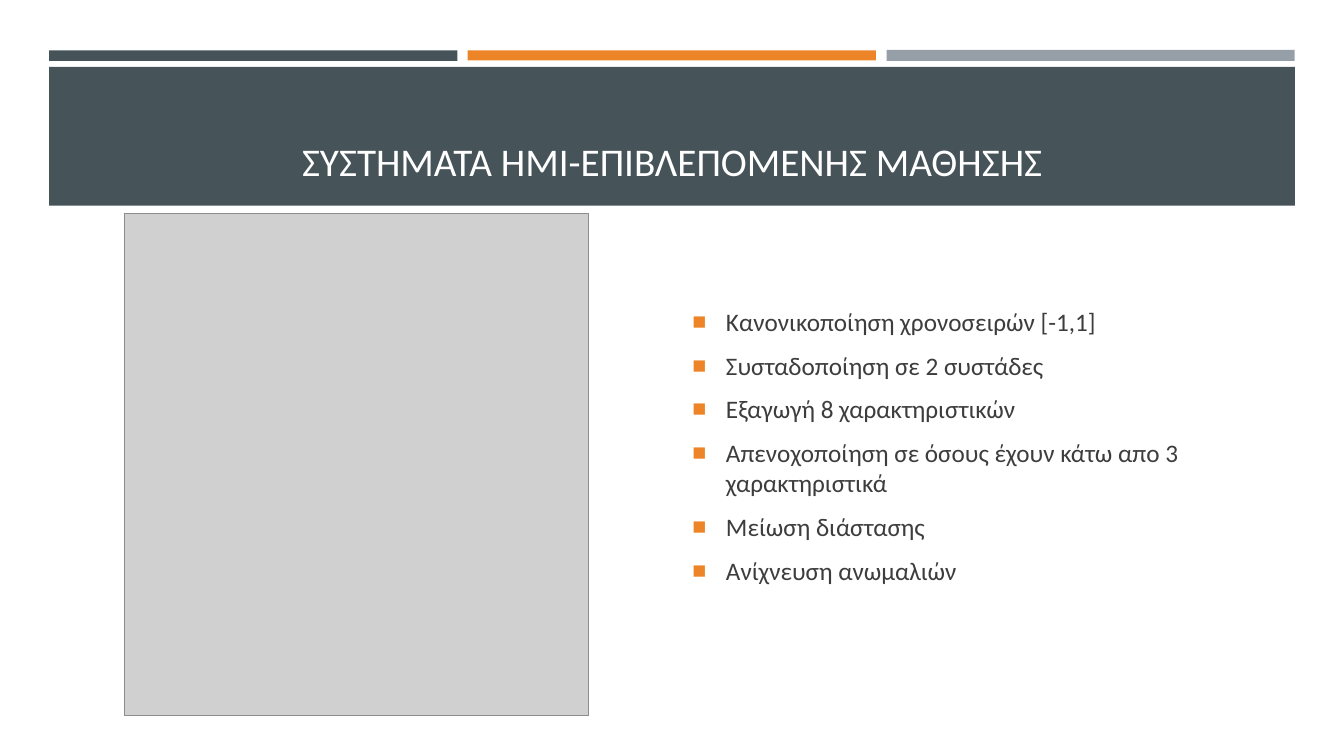
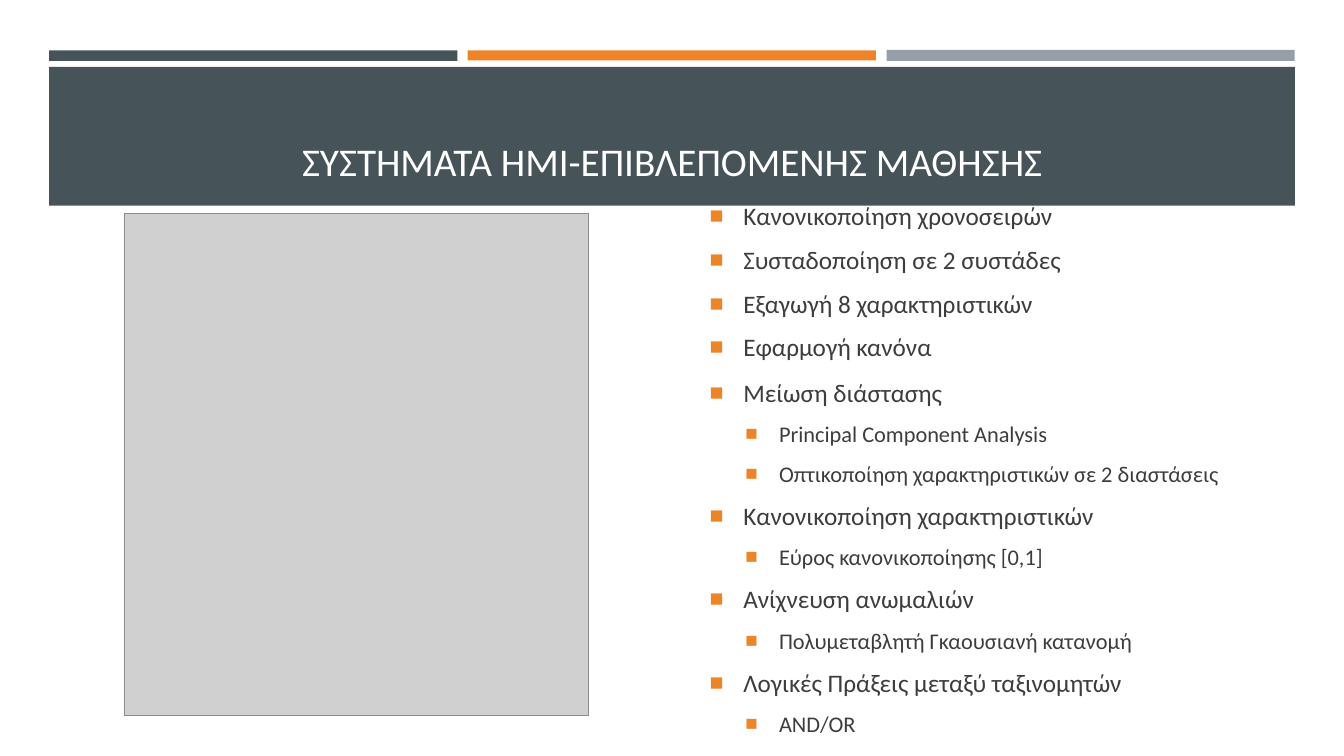
Before and after one commit to thanmitsel/Theft-detection, a slide deck: slide 12 of LateX/Presentation/Ανιχνευση μη τεχνικων απωλειων με συστηματα μηχανικης μαθησης.pptx (slide 10 before the commit). Drawn at 1344x756 pixels with LibreOffice and Linux fonts; fonts in the diff are those of the drawing; grey boxes stand for pictures. Boxes give left, top, right and bottom in pixels: in the first picture for what was removed or moved away, otherwise in the second. Text is boxed around its words. In the diff, an @@ line names an element or a change of style, - is before the commit and + after.

```diff
--- a/LateX/Presentation/Ανιχνευση μη τεχνικων απωλειων με συστηματα μηχανικης μαθησης.pptx
+++ b/LateX/Presentation/Ανιχνευση μη τεχνικων απωλειων με συστηματα μηχανικης μαθησης.pptx
@@ text "Κανονικοποίηση χρονοσειρών": place and size @@
-text "Κανονικοποίηση χρονοσειρών" at <box>726,313,1178,584</box>
+text "Κανονικοποίηση χρονοσειρών" at <box>743,205,1060,360</box>
@@ text at <box>743,205,1053,229</box>: text changed @@
-■ Κανονικοποίηση χρονοσειρών [-1,1]
+■ Κανονικοποίηση χρονοσειρών
@@ text at <box>743,338,931,360</box>: text changed @@
-■ Απενοχοποίηση σε όσους έχουν κάτω απο 3 χαρακτηριστικά
-■ Μείωση διάστασης
-■ Ανίχνευση ανωμαλιών
+■ Εφαρμογή κανόνα
@@ text added at <box>743,384,1219,733</box>, 16 pt, text #3D3D3D @@
+■ Μείωση διάστασης
+  ■ Principal Component Analysis
+  ■ Οπτικοποίηση χαρακτηριστικών σε 2 διαστάσεις
+■ Κανονικοποίηση χαρακτηριστικών
+  ■ Εύρος κανονικοποίησης [0,1]
+■ Ανίχνευση ανωμαλιών
+  ■ Πολυμεταβλητή Γκαουσιανή κατανομή
+■ Λογικές Πράξεις μεταξύ ταξινομητών
+  ■ AND/OR
```
Also in this commit, not shown: 10 other slides changed, 4 slides added, 21 other files.
